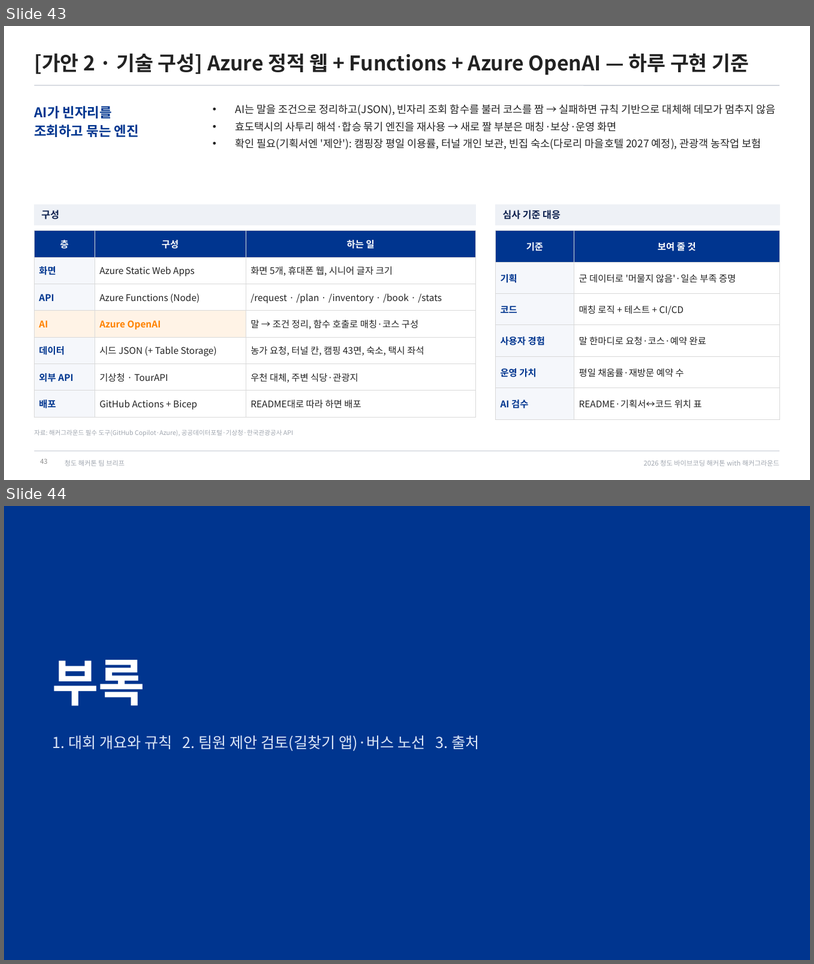
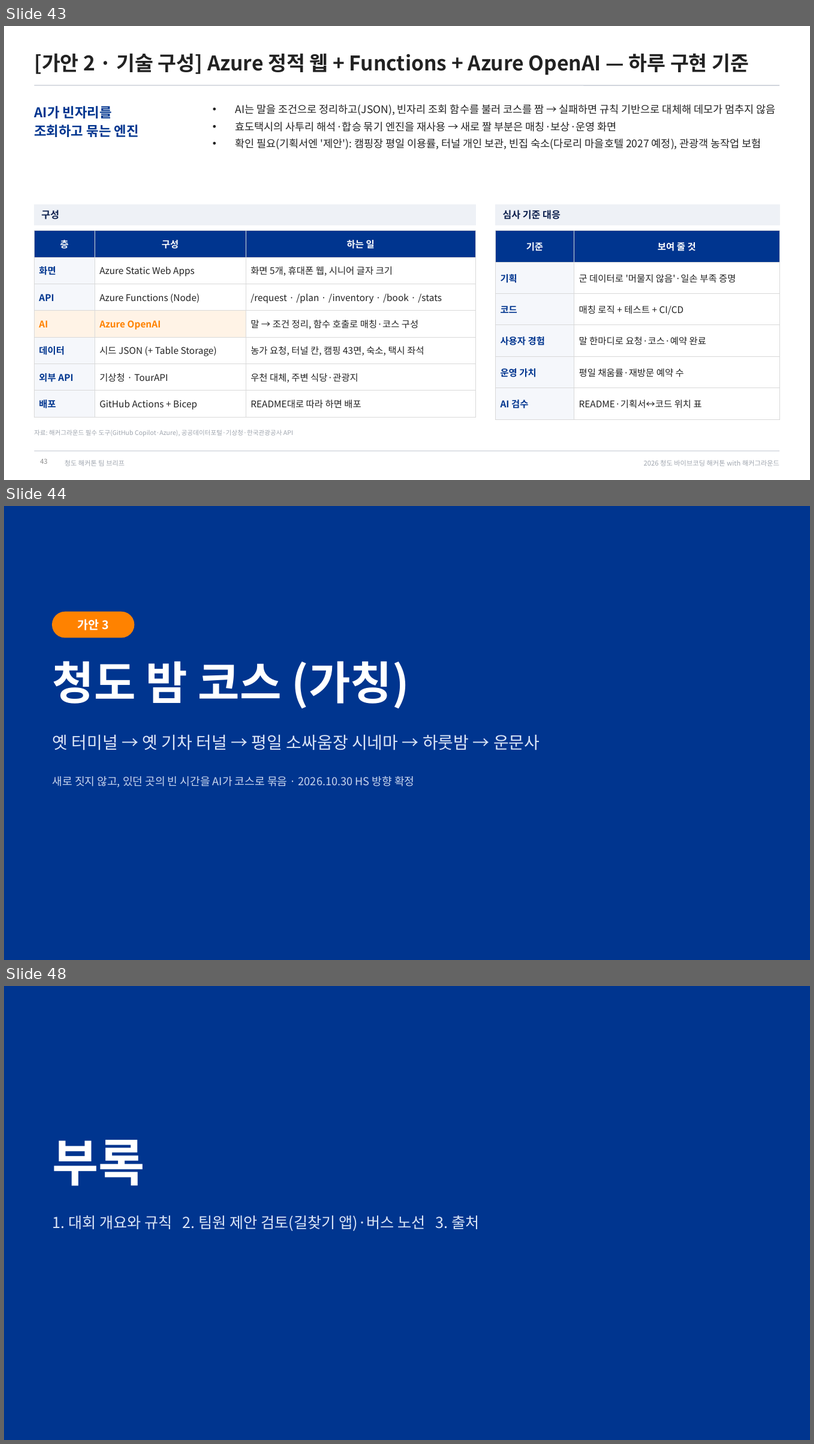
Before and after one commit to fordgril307-wq/Cheongdo_Hackathon, a slide deck: docs/team-brief/청도해커톤_팀브리프.pptx. Shown one above the other, each under a label of ours: slides 43 and 44 before the commit, slides 43, 44 and 48 after it; the slides between them are not shown. The pictures are 814x964 and 814x1444 pixels, drawn with LibreOffice and Linux fonts; fonts in the diff are those of the drawing. Boxes give left, top, right and bottom in pixels: in the first picture for what was removed or moved away, otherwise in the second. Text is boxed around its words. In the diff, an @@ line names an element or a change of style, - is before the commit and + after.

```diff
--- a/docs/team-brief/청도해커톤_팀브리프.pptx
+++ b/docs/team-brief/청도해커톤_팀브리프.pptx
@@ slide 44 added at box(4, 506, 810, 960), background #00358F @@
@@ rounded rectangle added at box(53, 612, 134, 637), fill #FF8200, outline #FF8200 1 pt @@
@@ text added at box(78, 619, 109, 630), 14 pt, text #FFFFFF, bold @@
+가안 3
@@ text added at box(53, 661, 410, 708), 54 pt, text #FFFFFF, bold @@
+청도 밤 코스 (가칭)
@@ text added at box(53, 735, 540, 750), 20 pt, text #DCE6F7 @@
+옛 터미널 → 옛 기차 터널 → 평일 소싸움장 시네마 → 하룻밤 → 운문사
@@ text added at box(53, 776, 414, 787), 13 pt, text #C9D6EE @@
+새로 짓지 않고, 있던 곳의 빈 시간을 AI가 코스로 묶음 · 2026.10.30 HS 방향 확정
@@ what was slide 44 is now slide 48 @@
```
Also in this commit, not shown: 1 slide changed, 3 other slides added, 6 other files.
